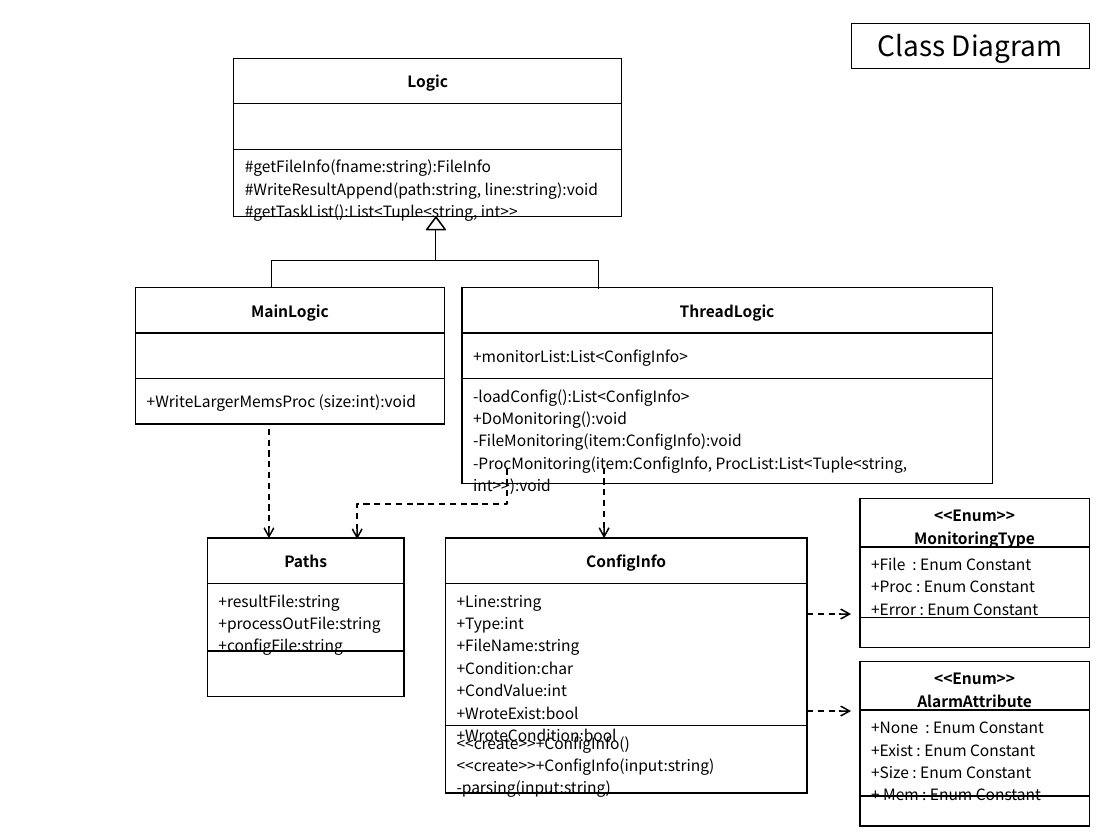
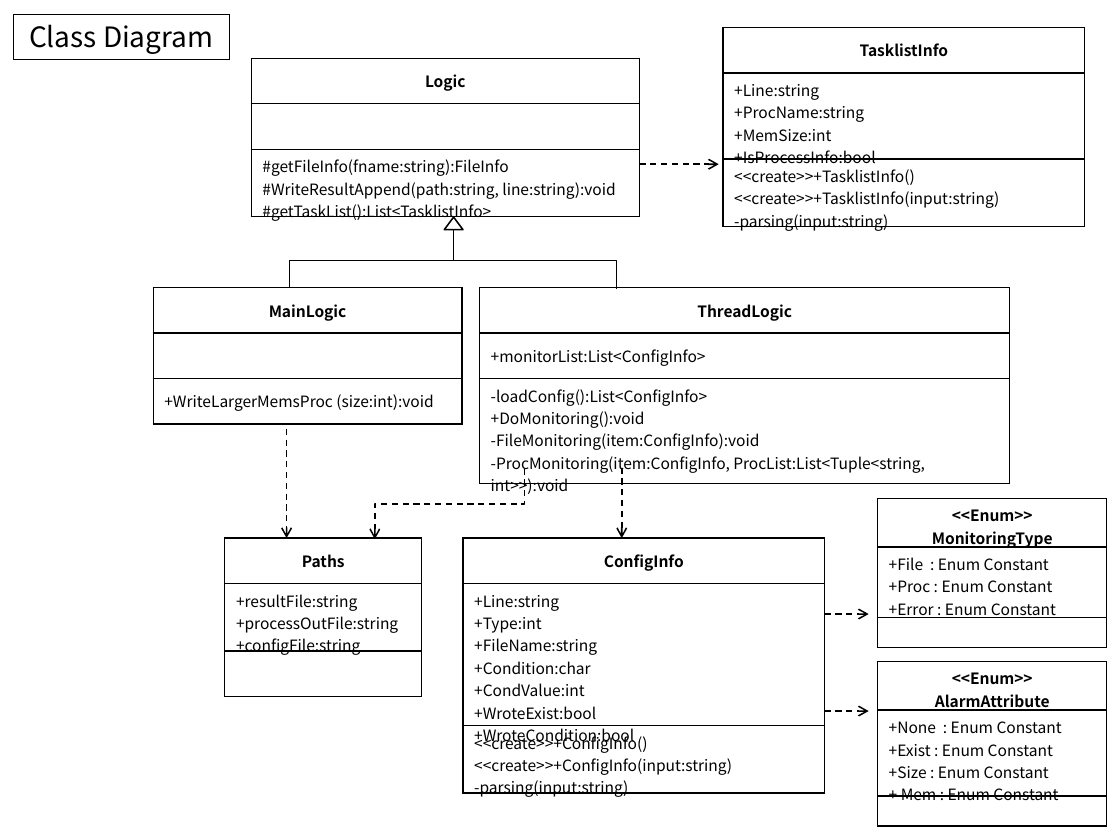
Before and after one commit to ambidext/CS_ConsoleGit, a slide deck: slide 7 of Monitoring/fc.pptx. Drawn at 1120x840 pixels with LibreOffice and Linux fonts; fonts in the diff are those of the drawing. Boxes give left, top, right and bottom in pixels: in the first picture for what was removed or moved away, otherwise in the second. Text is boxed around its words. In the diff, an @@ line names an element or a change of style, - is before the commit and + after.

Commit message:
Tuple -> TaskInfoList

```diff
--- a/Monitoring/fc.pptx
+++ b/Monitoring/fc.pptx
@@ rectangle "Class Diagram": place and size @@
-rectangle "Class Diagram" at (851, 24, 1090, 68)
+rectangle "Class Diagram" at (13, 15, 230, 59)
@@ table added at (724, 28, 1085, 235), 3 rows, 1 columns @@
+TasklistInfo
++Line:string / +ProcName:string +MemSize:int +IsProcessInfo:bool
+<<create>>+TasklistInfo() / <<create>>+TasklistInfo(input:string) / -parsing(input:string)
@@ table at (251, 58, 638, 226) @@
-row 3, column 1: #getFileInfo(fname:string):FileInfo / #WriteResultAppend(path:string, line:string):void / #getTaskList():List<Tuple<string, int>>
+row 3, column 1: #getFileInfo(fname:string):FileInfo / #WriteResultAppend(path:string, line:string):void / #getTaskList():List<TasklistInfo>
@@ arrow added from (640, 165) to (719, 165), #000000 1 pt dashed @@
@@ 4 arrows, 2 tables, 1 line, 1 elbow arrow, 1 triangle: place and size @@
-4 arrows, 2 tables, 1 line, 1 elbow arrow, 1 triangle at (207, 217, 991, 711)
+4 arrows, 2 tables, 1 line, 1 elbow arrow, 1 triangle at (225, 217, 1009, 711)
@@ 5 tables, 1 elbow line: place and size @@
-5 tables, 1 elbow line at (136, 58, 1090, 827)
+5 tables, 1 elbow line at (153, 58, 1107, 827)
```
Also in this commit, not shown: 4 other slides changed, 3 slides added, 1 slide removed, 6 other files.
